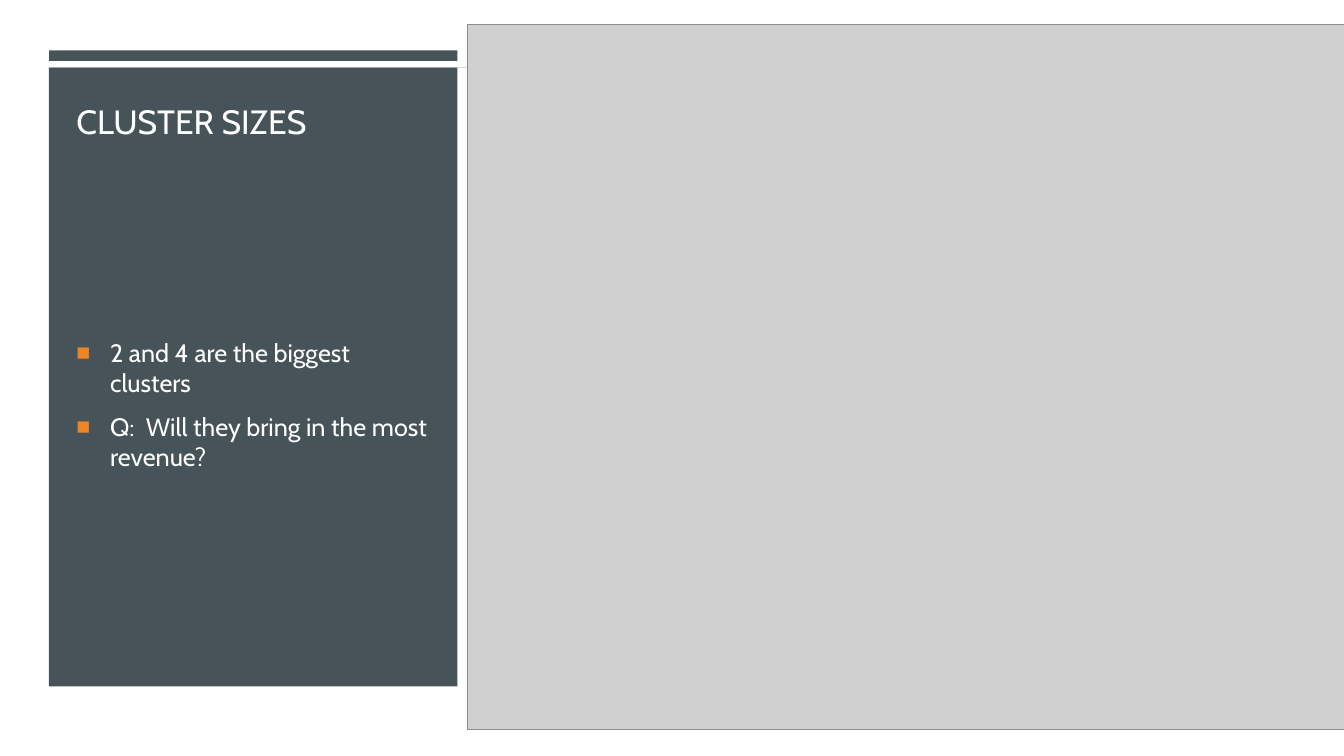
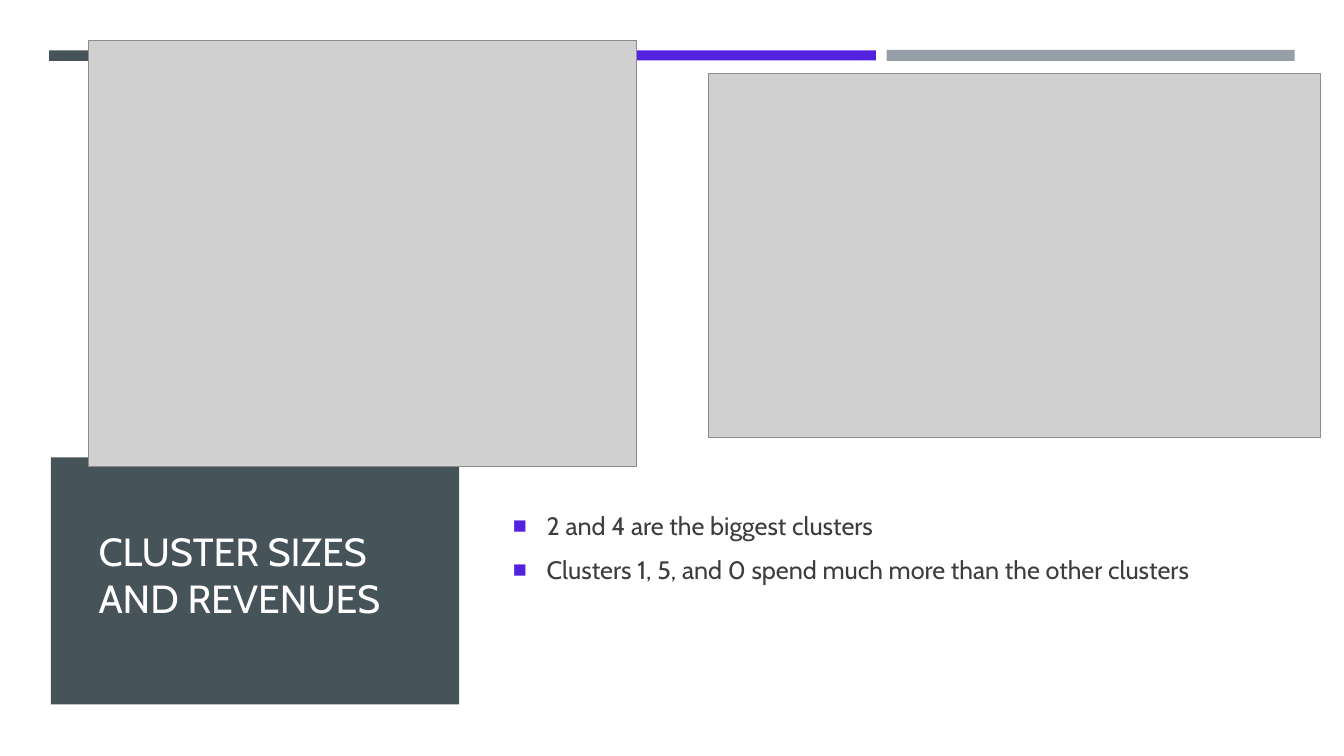
Before and after one commit to dapopov-st/store-customer-segmentation, a slide deck: slide 7 of Customer-Segmentation-Presentation.pptx (slide 9 before the commit). Drawn at 1344x756 pixels with LibreOffice and Linux fonts; fonts in the diff are those of the drawing; grey boxes stand for pictures. Boxes give left, top, right and bottom in pixels: in the first picture for what was removed or moved away, otherwise in the second. Text is boxed around its words. In the diff, an @@ line names an element or a change of style, - is before the commit and + after.

```diff
--- a/Customer-Segmentation-Presentation.pptx
+++ b/Customer-Segmentation-Presentation.pptx
@@ rectangle removed at bbox=[49, 50, 458, 60] @@
@@ rectangle added at bbox=[49, 50, 458, 60], fill #465359 @@
@@ picture: place and size @@
-picture at bbox=[468, 24, 1344, 730]
+picture at bbox=[89, 41, 637, 468]
@@ rectangle at bbox=[468, 50, 876, 60]: fill #A8C784 to #5322DF @@
@@ rectangle added at bbox=[886, 50, 1295, 62], fill #969FA7 @@
@@ rectangle: place and size @@
-rectangle at bbox=[0, 68, 1344, 756]
+rectangle at bbox=[0, 60, 1344, 756]
@@ rectangle removed at bbox=[48, 68, 1296, 199] @@
@@ picture added at bbox=[709, 74, 1321, 438] @@
@@ rectangle: place and size @@
-rectangle at bbox=[48, 68, 457, 687]
+rectangle at bbox=[50, 458, 459, 705]
@@ text "2 and 4 are the ...": place and size @@
-text "2 and 4 are the ..." at bbox=[110, 343, 427, 466]
+text "2 and 4 are the ..." at bbox=[547, 516, 1189, 585]
@@ title "CLUSTER SIZES AND REVENUES" at bbox=[99, 538, 381, 614]: vertical alignment bottom to middle @@
@@ title at bbox=[99, 538, 381, 614]: text changed; size 24 to 28 pt @@
-CLUSTER SIZES
+CLUSTER SIZES AND REVENUES
@@ text at bbox=[547, 516, 873, 541]: text colour #FFFFFF to #3D3D3D in "2 and 4 are the biggest clusters"; bullet colour #ED8428 to #5322DF @@
@@ text at bbox=[547, 560, 1189, 585]: text changed; text colour #FFFFFF to #3D3D3D @@
-■ Q: Will they bring in the most revenue?
+■ Clusters 1, 5, and 0 spend much more than the other clusters
```
Also in this commit, not shown: 4 other slides changed, 2 slides added, 19 slides removed, 2 other files.
